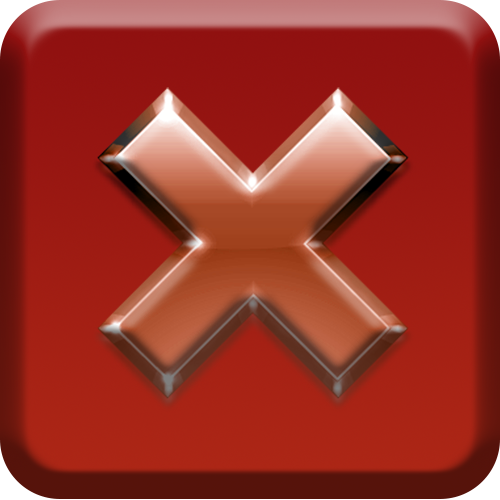
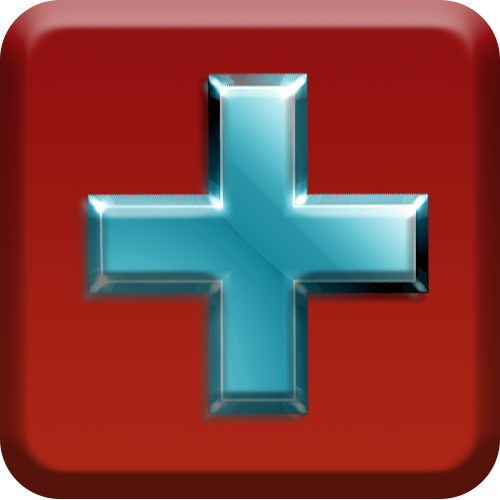
Before/after of a (500, 500) layered artwork. What changed in the layer stack:
added layer "add-file" above "close-file" over [75, 72, 430, 427]
hid "close-file" over [89, 87, 417, 414]
painted on "Rounded Rectangle 1" over [75, 72, 430, 427]
